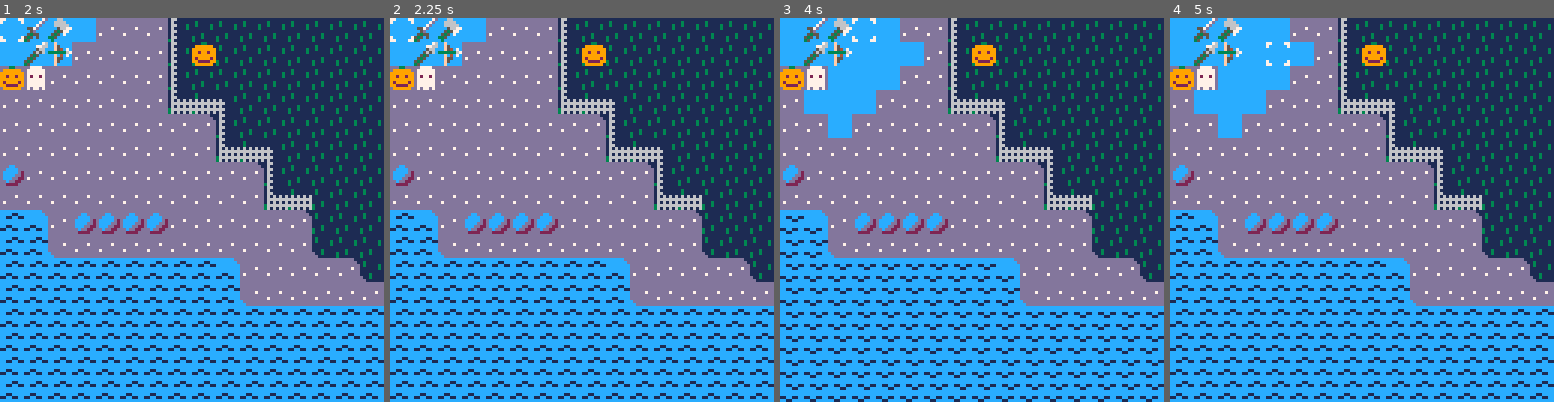
Above: before the commit, frames 1-4 (left to right).
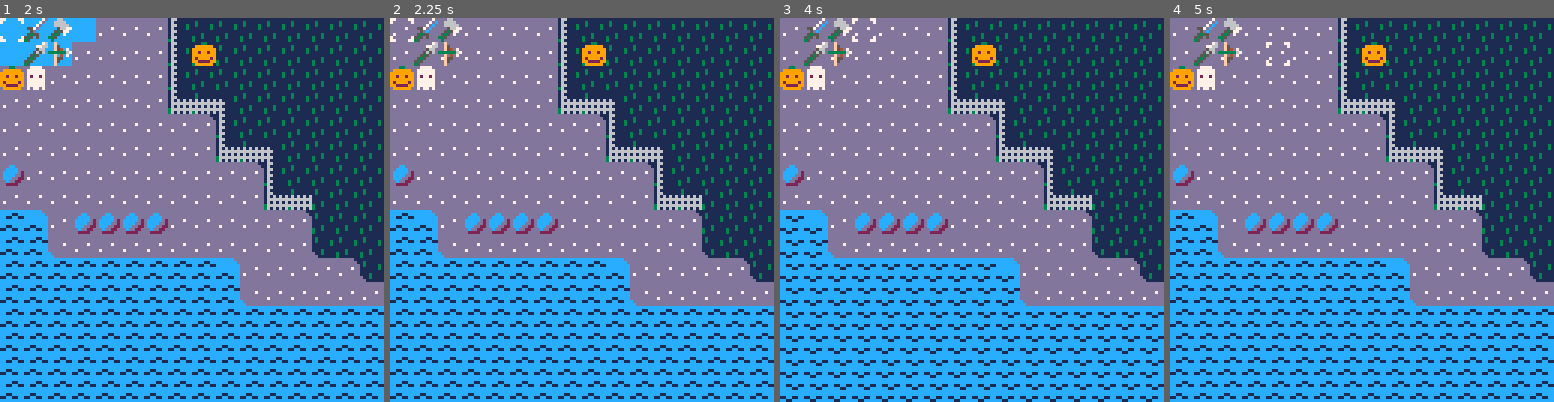
Above: after the commit, the same moments.

Repository: cstephen/PICO-8-Tactics
Game: PICO-8 cartridge tactics.p8
Two runs of this game, one before a commit and one after it. Both use one fixed random seed, a clock stepped at 60 frames per second and the inputs below.
Inputs:
- Up to frame 1 (2 s): tap O (Z key) at 0.33, 0.7, 1.43 s; tap X (X key) at 1.07 s; hold Left from 1.97 s (still down)
- Up to frame 2 (2.25 s): keep holding Left; tap X (X key) at 2.07 s; tap O (Z key) at 2.22 s
- Up to frame 3 (4 s): release Left at 2.37 s; tap X (X key) every 0.33 s from 2.4 to 3.73 s; hold Down 2.42-2.82 s; hold Right 2.87-3.53 s; tap O (Z key) at 3.1, 3.98 s; hold Up from 3.58 s (still down)
- Up to frame 4 (5 s): tap X (X key) at 4.07, 4.4, 4.73 s; release Up at 4.08 s; hold Right 4.13-4.53 s; hold Down from 4.58 s (still down); tap O (Z key) at 4.87 s

Frame 1 is identical in both runs. In frame 2, 2.0% of the frame differs, in the area x 0-25%, y 0-13%; in frame 3, 6.3%, in the area x 0-38%, y 0-32%; in frame 4, 6.3%.

Commit message:
Reset selected unit when backing out of move action.

Diff:
--- a/tactics.p8
+++ b/tactics.p8
@@ -596,6 +596,7 @@
       modifyunit(g_chosen, {
         moving = false
       })
+      g_chosen = nil
     elseif g_moving == false
     and g_attacking == "player" then
       g_back = true
